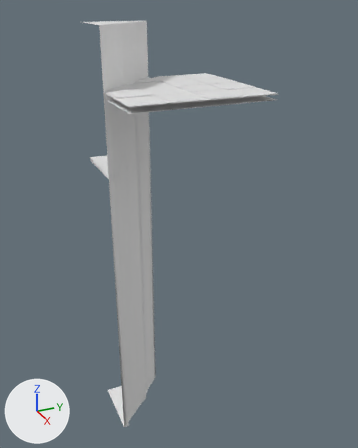
A saved change to the FBX model Assets/Data/Level/Biomes/AbyssalRuins/Models/K_FloorHigh_Drop_1.fbx.
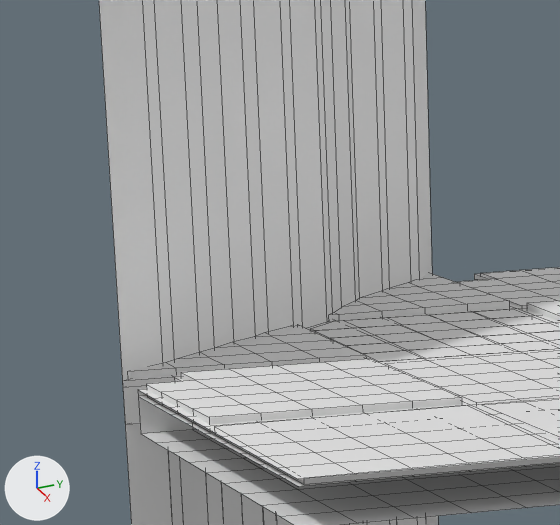
There are two pictures of each version: one whole from a camera (50 mm lens) standing at (15.82, -6.96, 5.27) and looking at (-0.33, 0.31, -2.8), one close up on the part from 24% to 47% of the width and 8% to 25% of the height. The lights are fixed; the arrows at lower left show +X, +Y and +Z. The first two pictures are the older version. The close-ups show mesh edges as thin lines. Where no turn or scale is listed for an object, it has been applied to the vertices.

Objects in the first close-up: 'K_FloorHigh_Drop_1', 'K_FloorHigh_Drop_1_ColGround7', 'K_FloorHigh_Drop_1_ColWaterBlocker3'.
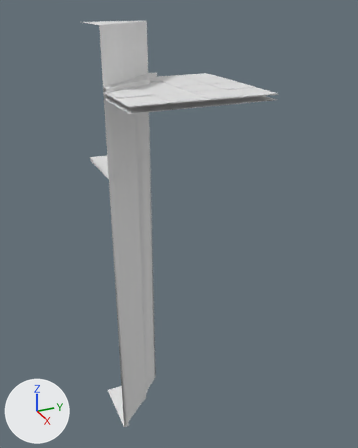
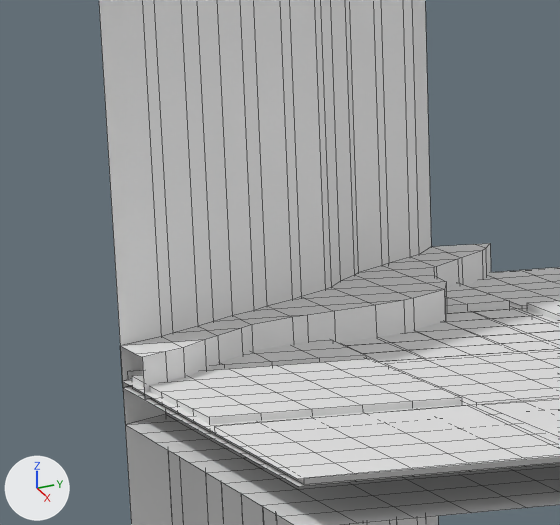
Edits to the bpy script that builds the scene:
```text
Add mat_cliff:
    mat_cliff = principled_material('Cliff')
    mat_cliff.base_color = (0.8, 0.8, 0.8)  # white #e7e7e7
Change me_k_floorhigh_drop_1_colground7:
    used by ob_k_floorhigh_drop_1_colground7; location = (0.0, 0.0, 0.0)
    verts and faces of me_k_floorhigh_drop_1_colground7; kept vertices keep their numbers, new ones are numbered from 790
    before: 189 (-2.25, 0.25, 2.5), 190 (-2.5, 0.25, 2.5) at pixel (474, 274), 210 (-2.25, 0.0, 2.5), 211 (-2.5, 0.0, 2.5), 395 (-2.5, 0.25, 2.3)
    before: 396 (-2.25, 0.25, 2.3), 397 (-2.25, 0.0, 2.3), 398 (-2.5, 0.0, 2.3)
    before: 372 (0.0, -2.25, 2.5) at pixel (174, 377), 374 (0.25, -2.25, 2.5), 384 (0.0, -2.5, 2.5) at pixel (122, 381), 385 (0.25, -2.5, 2.5) at pixel (137, 389), 417 (0.0, -2.25, 2.3)
    before: 418 (0.25, -2.25, 2.3) at pixel (192, 429), 419 (0.0, -2.5, 2.3) at pixel (125, 424), 420 (0.25, -2.5, 2.3) at pixel (140, 433)
    remove me_k_floorhigh_drop_1_colground7.from_pydata(...)  # 790 vertices, 731 faces; spans x -2.5..2.5, y -2.5..2.5, z 2.3..2.5
    add me_k_floorhigh_drop_1_colground7.from_pydata(...)  # 790 vertices, 729 faces; spans x -2.5..2.5, y -2.5..2.5, z 2.3..2.5
    me_k_floorhigh_drop_1_colground7 part 2
    add delete_faces([(189, 190, 395, 396), (189, 396, 397, 210), (210, 397, 398, 211)])
    add faces += [(189, 190, 211, 210), (395, 396, 397, 398)]
    me_k_floorhigh_drop_1_colground7 part 3
    add delete_faces([(372, 384, 419, 417), (372, 417, 418, 374), (374, 418, 420, 385)])
    add faces += [(372, 384, 385, 374), (417, 418, 420, 419)]
Change me_k_floorhigh_drop_1:
    used by ob_k_floorhigh_drop_1; location = (0.0, 0.0, 0.0)
    remove me_k_floorhigh_drop_1.from_pydata(...)  # 799 vertices, 651 faces; spans x -2.5..2.5, y -2.5..2.5, z -12.0..2.54
    add me_k_floorhigh_drop_1.from_pydata(...)  # 888 vertices, 738 faces; spans x -2.5..2.5, y -2.5..2.5, z -12.0..2.66
    me_k_floorhigh_drop_1 part 1
    2 vertices are removed from x -2.23..0.27, y -2.23..0.27, z 2.47
    4 faces are deleted
    42 vertices are added at x -2.5..0.35, y -2.5..0.35, z 2.47..2.66
    19 new vertices lie (0.0, 0.0, 0.19) away from vertices in x -2.5..0.0, y -2.5..0.0, z 2.47
    25 new vertices lie (0.0, 0.0, 0.19) away from vertices in x -2.5..0.35, y -2.5..0.35, z 2.47
    5 new vertices lie (0.25, 0.0, 0.0) away from vertices in x -1.5..-0.75, y -1.5..-0.5, z 2.66
    6 new faces join them, mat_joint (white #e7e7e7)
    2 new faces join them, mat_floor (white #e7e7e7)
    83 new faces join them, mat_cliff (white #e7e7e7)
    add me_k_floorhigh_drop_1.materials.append(mat_cliff)  # white #e7e7e7
```

Where the change shows, as pixel boxes (x1, y1, x2, y2) in the close-ups (560 x 525 px; the box of a moved part takes in the faces that stretch with it):
'K_FloorHigh_Drop_1', reshaped
    before: (130, 267, 560, 525)
    after: (120, 243, 560, 525)
'K_FloorHigh_Drop_1_ColGround7', reshaped
    before: (123, 274, 560, 525)
    after: (123, 303, 560, 525)
part 1 of me_k_floorhigh_drop_1, built on
    before: (181, 273, 495, 381)
    after: (120, 243, 495, 400)
part 2 of me_k_floorhigh_drop_1_colground7, moved or reshaped (not visible afterwards)
    before: (474, 274, 487, 280)
part 3 of me_k_floorhigh_drop_1_colground7, moved or reshaped
    before: (123, 377, 193, 434)
    after: (123, 380, 192, 434)
